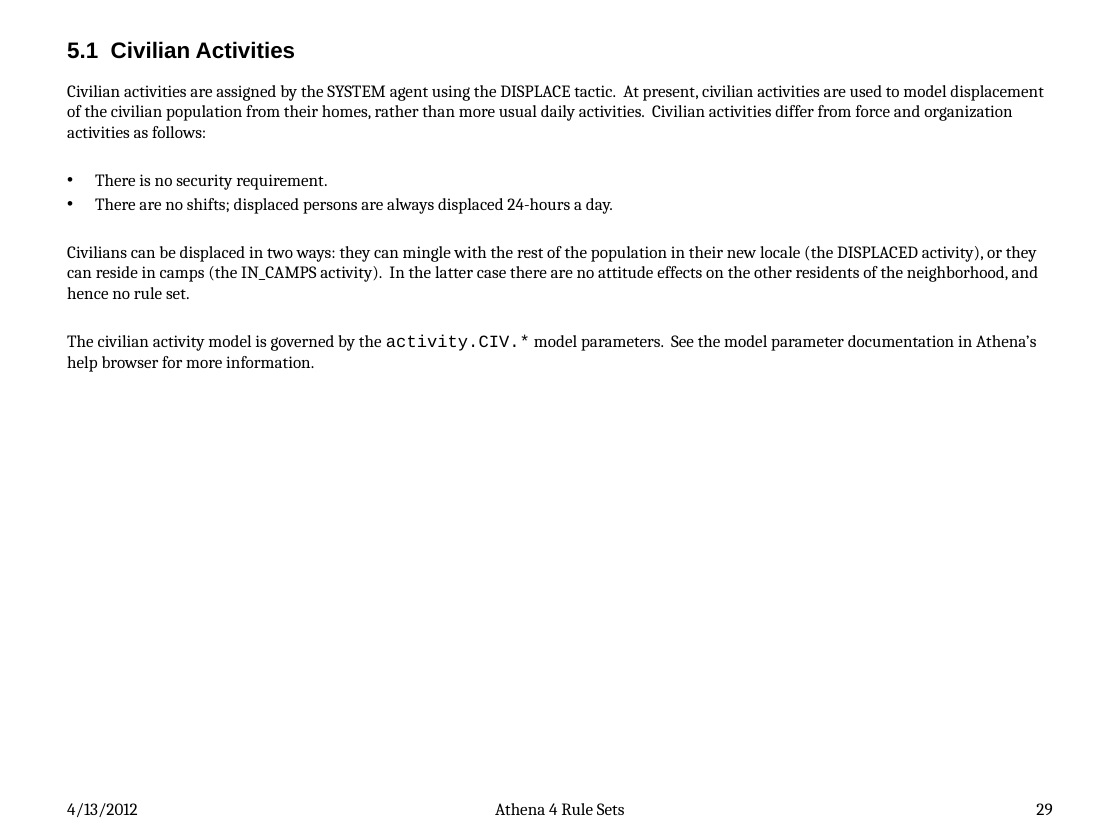
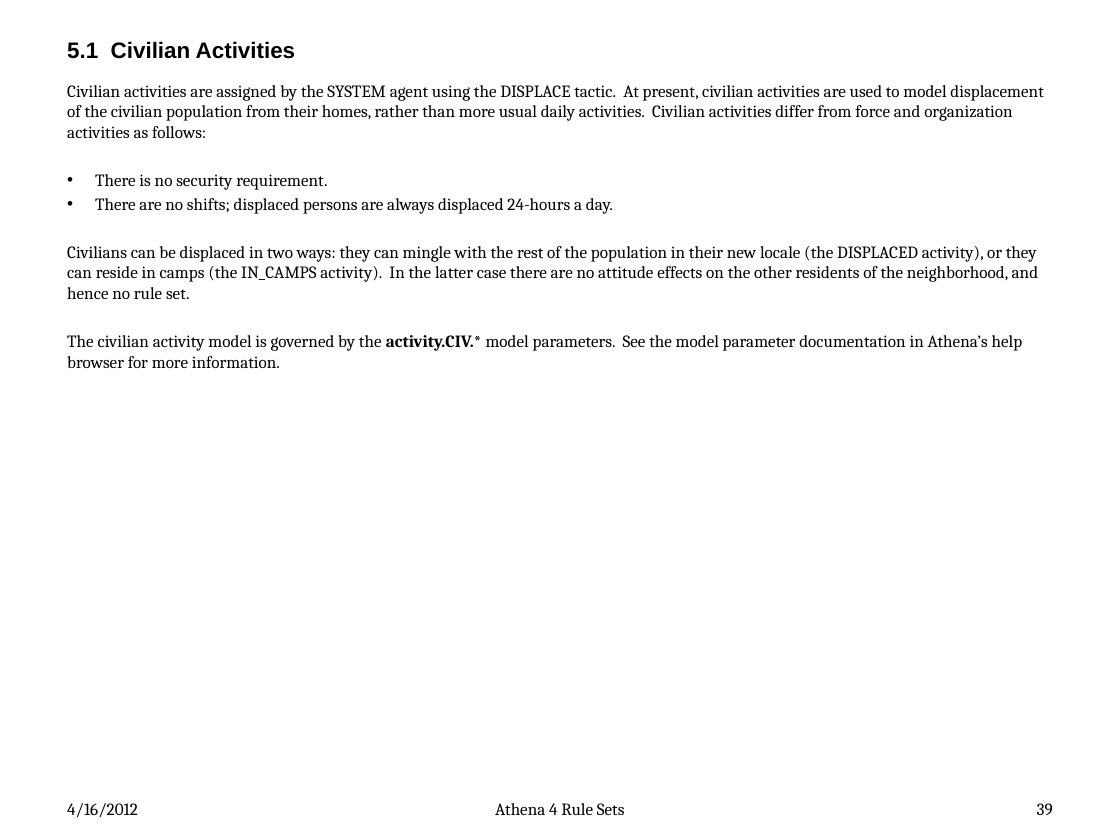
Before and after one commit to AthenaModel/athena-legacy, a slide deck: slide 39 of docs/dev/rules.pptx (slide 29 before the commit). Drawn at 1120x840 pixels with LibreOffice and Linux fonts; fonts in the diff are those of the drawing. Boxes give left, top, right and bottom in pixels: in the first picture for what was removed or moved away, otherwise in the second. Text is boxed around its words. In the diff, an @@ line names an element or a change of style, - is before the commit and + after.

Commit message:
Finished converting Rules document to power point format.

```diff
--- a/docs/dev/rules.pptx
+++ b/docs/dev/rules.pptx
@@ text at (x1=67, y1=335, x2=1023, y2=368): font Courier New to Cambria, bold on in "activity.CIV.*" @@
@@ text at (x1=67, y1=803, x2=138, y2=817): text changed @@
-4/13/2012
+4/16/2012
@@ page number at (x1=1037, y1=803, x2=1053, y2=815): text changed @@
-29
+39
```
Also in this commit, not shown: 66 other slides changed, 10 slides added.
